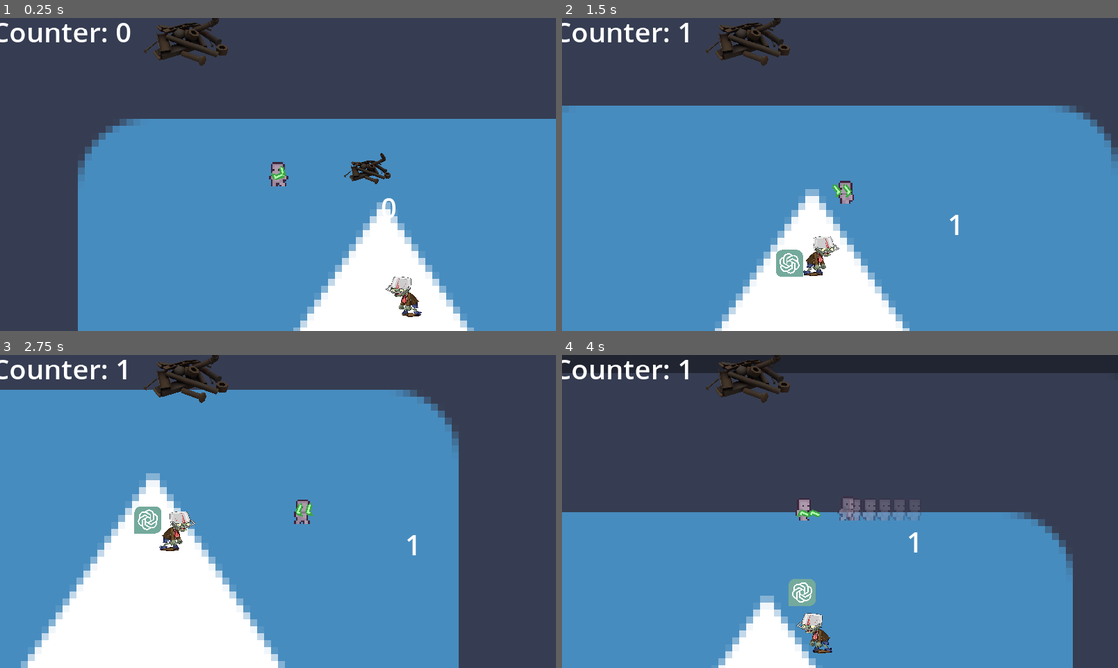
Above: before the commit, frames 1-4 (two rows, left to right).
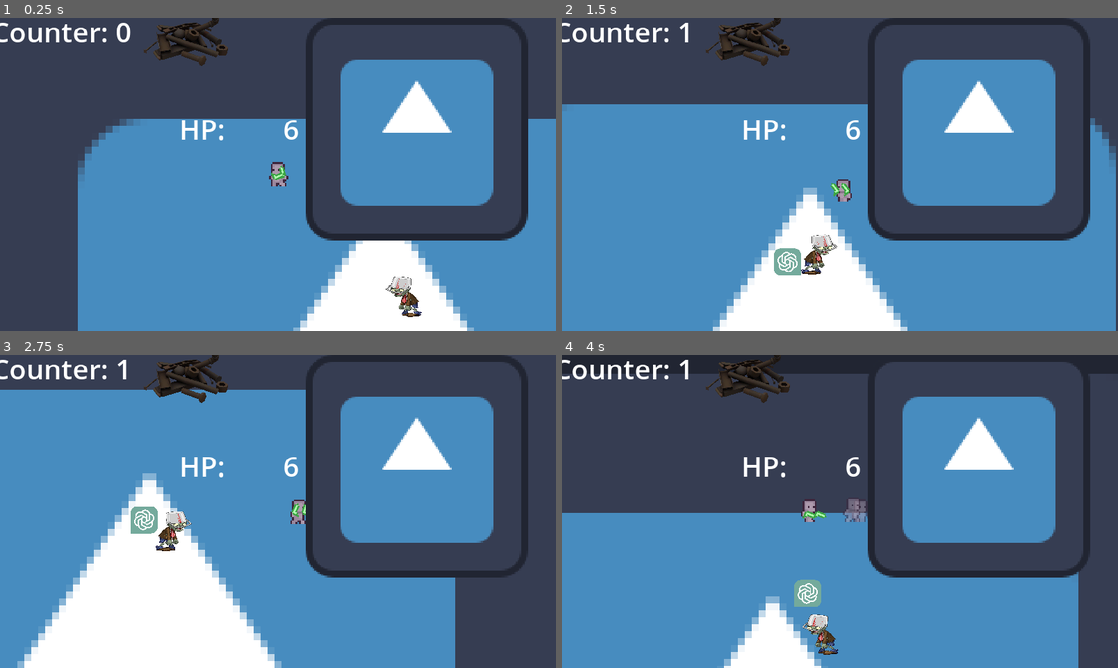
Above: after the commit, the same moments.

Repository: JagersEgo/Robo-rogue-game
Game: Godot game, scene res://Game Level/game_level.tscn
The game is run twice, just before and just after one commit, with the same random seed, the same clock (stepped at 60 frames per second) and the same inputs. The engine's default icon, where the game draws it, is replaced by a stand-in: a white triangle on a blue panel in a dark square.
Inputs (mouse positions are in pixels of both pictures, inside the frame that each line leads up to):
- Up to frame 1 (0.25 s): no input
- Up to frame 2 (1.5 s): move the mouse to (962, 158) at 0.52 s; hold D (right) 0.53-1.28 s; tap Space (dash) at 0.6 s; move the mouse to (728, 190) at 1.27 s; hold S (down) from 1.28 s (still down); tap Shift (run) at 1.35 s
- Up to frame 3 (2.75 s): move the mouse to (333, 442) at 2.02 s; release S (down) at 2.03 s; press the mouse at (333, 442) at 2.03 s; hold D (right) from 2.03 s (still down)
- Up to frame 4 (4 s): move the mouse to (812, 574) at 2.77 s; release D (right) at 2.78 s; release the mouse at (812, 574) at 2.78 s; hold W (up) 2.78-3.53 s; right-click (812, 574) at 2.85 s; move the mouse to (1006, 558) at 3.52 s; hold A (left) from 3.53 s (still down); tap Space (dash) at 3.6 s

The runs differ from the first frame. In frame 1, 16% of the frame differs, in the area x 32-95%, y 0-72%; in frame 2, 17%; in frame 3, 15%; in frame 4, 21%, in the area x 0-100%, y 2-100%.

Commit message:
ui health

Diff:
--- a/Characters/Camera2D.gd
+++ b/Characters/Camera2D.gd
@@ -2,7 +2,7 @@
 
 @onready var player = $".."
 var dash_lag : float = 2
-var walk_lag : float = 6
+var walk_lag : float = 7
 
 func _physics_process(_delta):
 	if player.isDashing:
--- a/Characters/player_character.gd
+++ b/Characters/player_character.gd
@@ -13,6 +13,7 @@
 @onready var dash_timer = $DashTimer
 @onready var dash_cd_timer = $DashCDTimer
 @onready var ghost_timer = $GhostTimer
+@export var health : int = 6
 
 var scrap_count : float = 0
 var speed : float = 64
--- /dev/null
+++ b/UI/Label.gd
@@ -0,0 +1,6 @@
+extends Label
+
+@onready var player = get_node("/root/Game Level/Player Character")
+
+func _process(_delta):
+	self.text = str("HP:        ", player.health)
--- /dev/null
+++ b/UI/TextureProgressBar.gd
@@ -0,0 +1,6 @@
+extends TextureProgressBar
+
+@onready var player = get_node("/root/Game Level/Player Character")
+
+func _process(_delta):
+	self.value = player.health
--- a/UI/UI.tscn
+++ b/UI/UI.tscn
@@ -1,7 +1,8 @@
-[gd_scene load_steps=3 format=3 uid="uid://dt3adx353558c"]
+[gd_scene load_steps=4 format=3 uid="uid://dt3adx353558c"]
 
 [ext_resource type="Script" path="res://UI/UI.gd" id="1_desr7"]
 [ext_resource type="PackedScene" uid="uid://b2pv7n1kcbxfq" path="res://UI/scrap counter/counter.tscn" id="1_k1dr8"]
+[ext_resource type="PackedScene" uid="uid://bpcgljf6yrk46" path="res://UI/bar.tscn" id="3_8nivh"]
 
 [node name="CanvasLayer" type="CanvasLayer"]
 script = ExtResource("1_desr7")
@@ -14,3 +15,14 @@
 
 [node name="scrap counter" parent="Counters" groups=["scrap counter"] instance=ExtResource("1_k1dr8")]
 layout_mode = 2
+
+[node name="Bars" type="VBoxContainer" parent="."]
+anchors_preset = 1
+anchor_left = 1.0
+anchor_right = 1.0
+offset_left = -217.0
+offset_bottom = 128.0
+grow_horizontal = 0
+
+[node name="Bar" parent="Bars" instance=ExtResource("3_8nivh")]
+layout_mode = 2
--- /dev/null
+++ b/UI/bar.tscn
@@ -0,0 +1,21 @@
+[gd_scene load_steps=4 format=3 uid="uid://bpcgljf6yrk46"]
+
+[ext_resource type="Script" path="res://UI/Label.gd" id="1_5e7go"]
+[ext_resource type="Texture2D" uid="uid://bmf6go0s6t74f" path="res://icon.svg" id="1_xgwmv"]
+[ext_resource type="Script" path="res://UI/TextureProgressBar.gd" id="3_p76t1"]
+
+[node name="Bar" type="HBoxContainer"]
+offset_right = 40.0
+offset_bottom = 40.0
+
+[node name="Label" type="Label" parent="."]
+layout_mode = 2
+text = "HP:        6/6"
+script = ExtResource("1_5e7go")
+
+[node name="TextureProgressBar" type="TextureProgressBar" parent="."]
+layout_mode = 2
+max_value = 6.0
+value = 6.0
+texture_progress = ExtResource("1_xgwmv")
+script = ExtResource("3_p76t1")
--- a/UI/scrap counter/counter.tscn
+++ b/UI/scrap counter/counter.tscn
@@ -4,8 +4,10 @@
 [ext_resource type="Script" path="res://UI/scrap counter/Label.gd" id="2_1346t"]
 
 [node name="scrap counter" type="NinePatchRect"]
-offset_right = 40.0
-offset_bottom = 40.0
+offset_left = 7.0
+offset_top = 4.0
+offset_right = 47.0
+offset_bottom = 44.0
 patch_margin_left = 8
 patch_margin_top = 8
 patch_margin_right = 8
